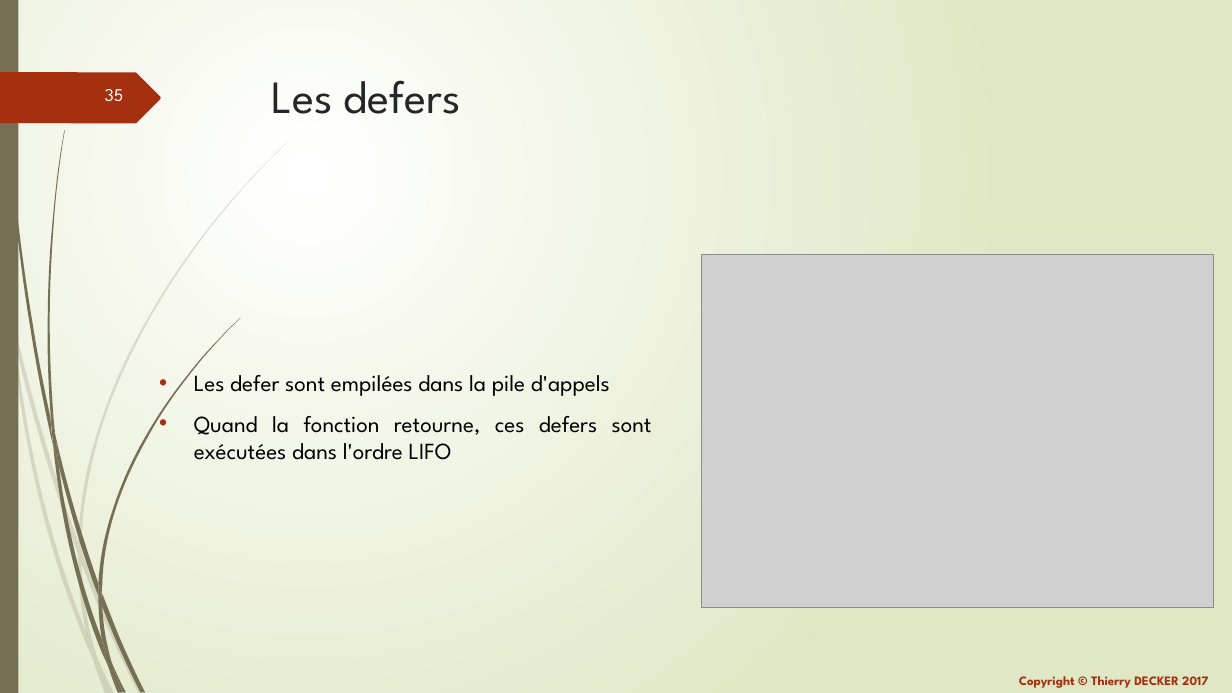
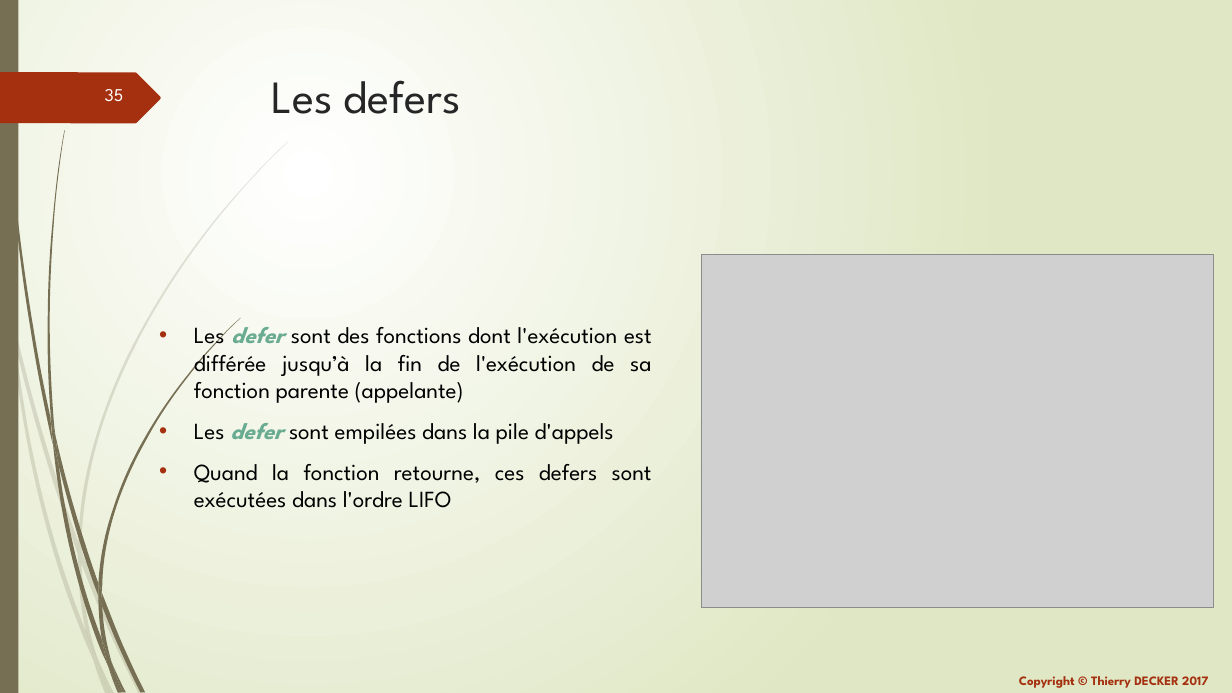
Before and after one commit to thierrydecker/learning-go, a slide deck: slide 35 of documentations/learning-go.pptx. Drawn at 1232x693 pixels with LibreOffice and Linux fonts; fonts in the diff are those of the drawing; grey boxes stand for pictures. Boxes give left, top, right and bottom in pixels: in the first picture for what was removed or moved away, otherwise in the second. Text is boxed around its words. In the diff, an @@ line names an element or a change of style, - is before the commit and + after.

```diff
--- a/documentations/learning-go.pptx
+++ b/documentations/learning-go.pptx
@@ text at [194, 318, 652, 403]: paragraph added @@
+• Les defer sont des fonctions dont l'exécution est différée jusqu’à la fin de l'exécution de sa fonction parente (appelante)
@@ text at [194, 423, 614, 444]: text colour #000000 to #6AAC91, bold on, italic on in "defer" @@
```
Also in this commit, not shown: 2 other slides changed, 1 other file.
